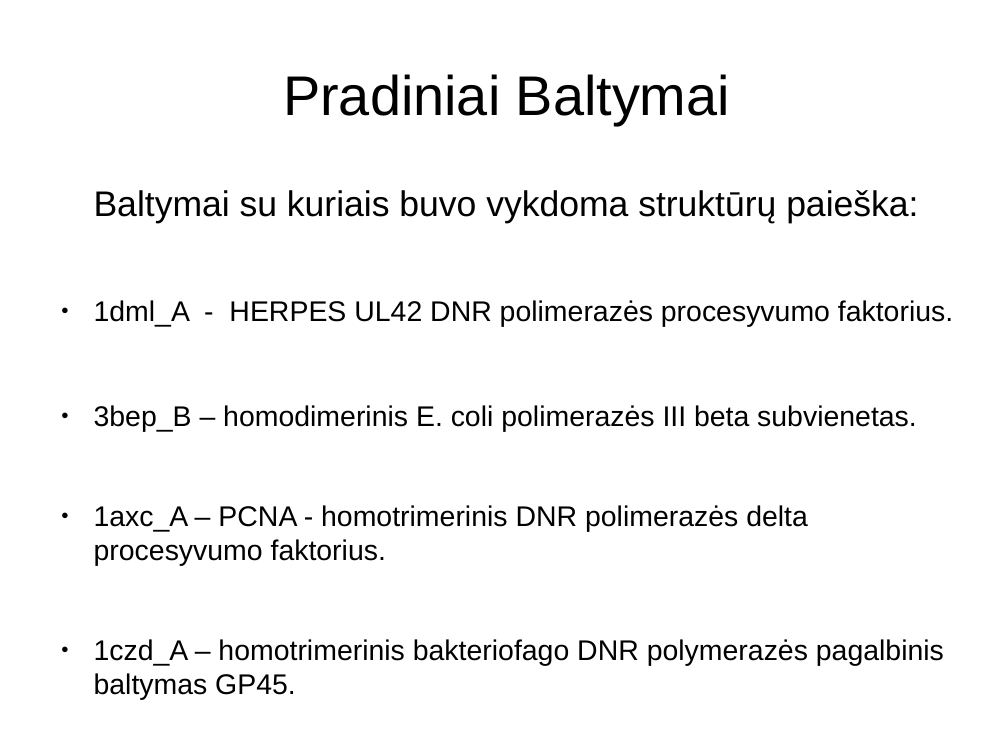
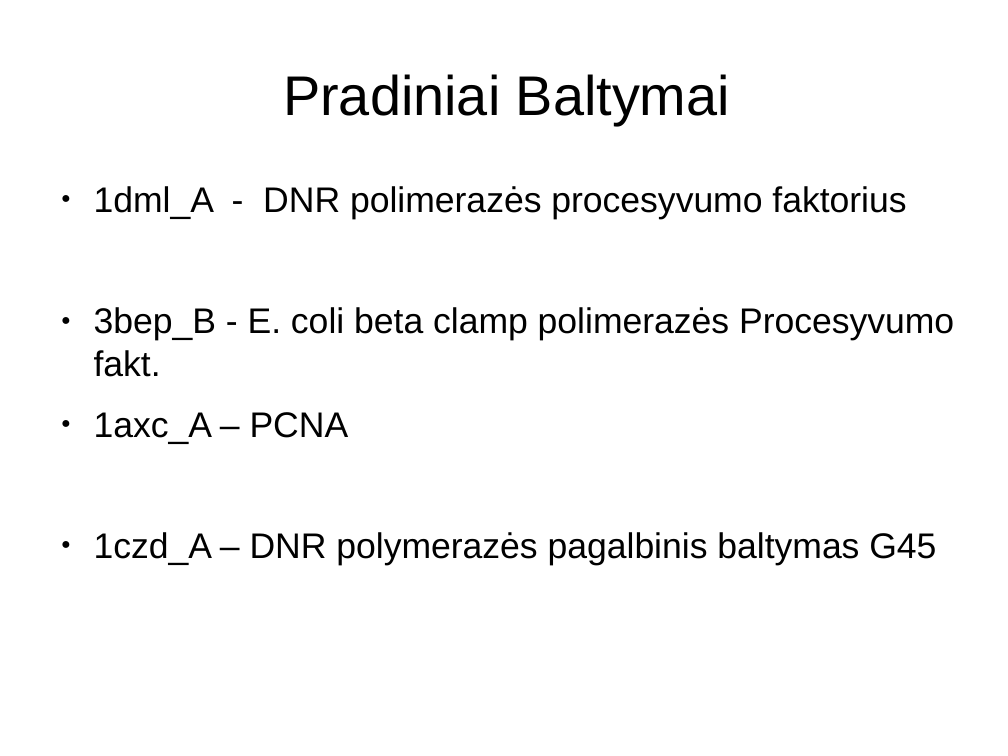
Before and after one commit to Luksys5/LT_programos, a slide deck: slide 3 of Kursinis.odp. Drawn at 1008x756 pixels with LibreOffice and Linux fonts; fonts in the diff are those of the drawing. Boxes give left, top, right and bottom in pixels: in the first picture for what was removed or moved away, otherwise in the second. Text is boxed around its words. In the diff, an @@ line names an element or a change of style, - is before the commit and + after.

```diff
--- a/Kursinis.odp
+++ b/Kursinis.odp
@@ text at box(94, 186, 954, 565): text changed; size 22.4 to 28 pt @@
-Baltymai su kuriais buvo vykdoma struktūrų paieška:
-● 1dml_A - HERPES UL42 DNR polimerazės procesyvumo faktorius.
-● 3bep_B – homodimerinis E. coli polimerazės III beta subvienetas.
-● 1axc_A – PCNA - homotrimerinis DNR polimerazės delta procesyvumo faktorius.
-● 1czd_A – homotrimerinis bakteriofago DNR polymerazės pagalbinis baltymas GP45.
+● 1dml_A - DNR polimerazės procesyvumo faktorius
+● 3bep_B - E. coli beta clamp polimerazės Procesyvumo fakt.
+● 1axc_A – PCNA
+● 1czd_A – DNR polymerazės pagalbinis baltymas G45
```
Also in this commit, not shown: 1 other slide changed, 8 slides added, 12 slides removed, 1 other file.
